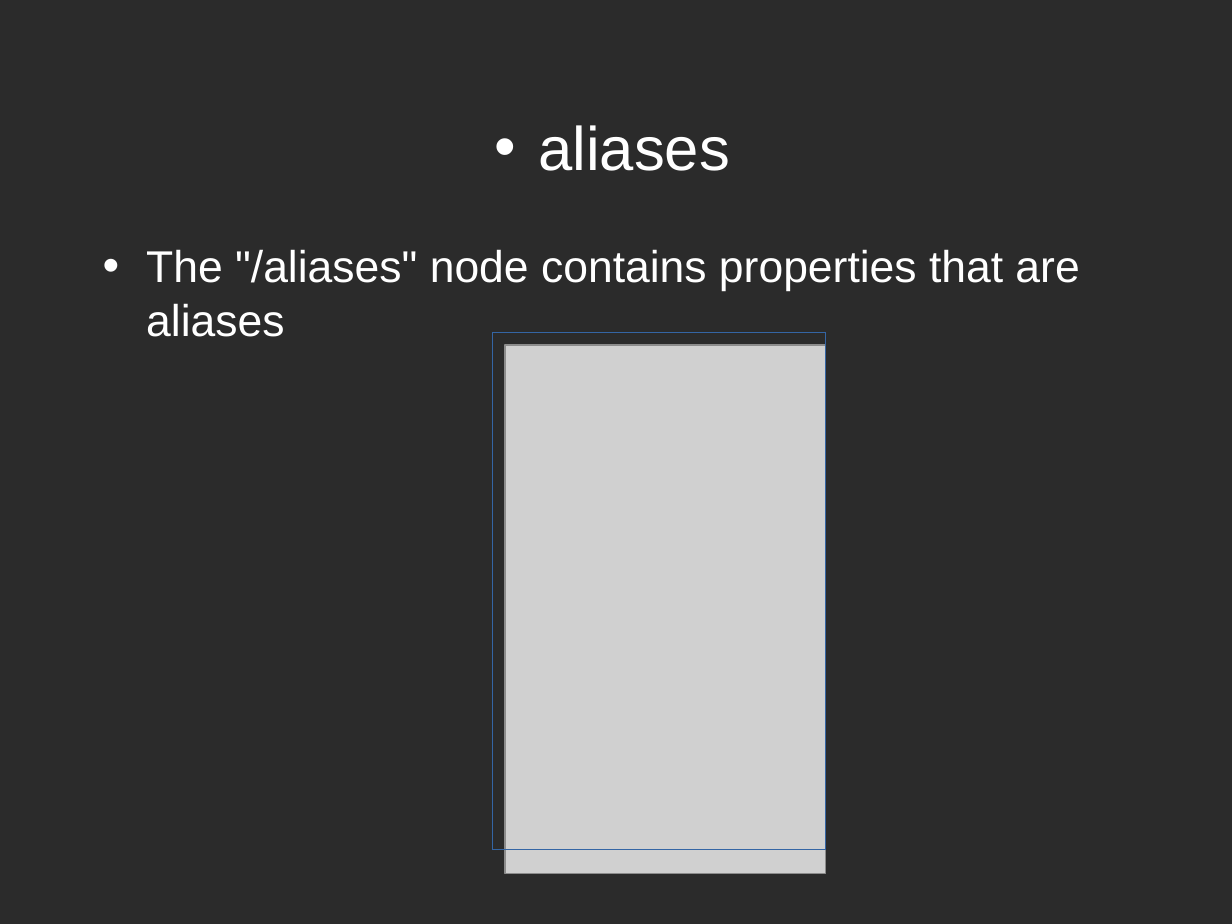
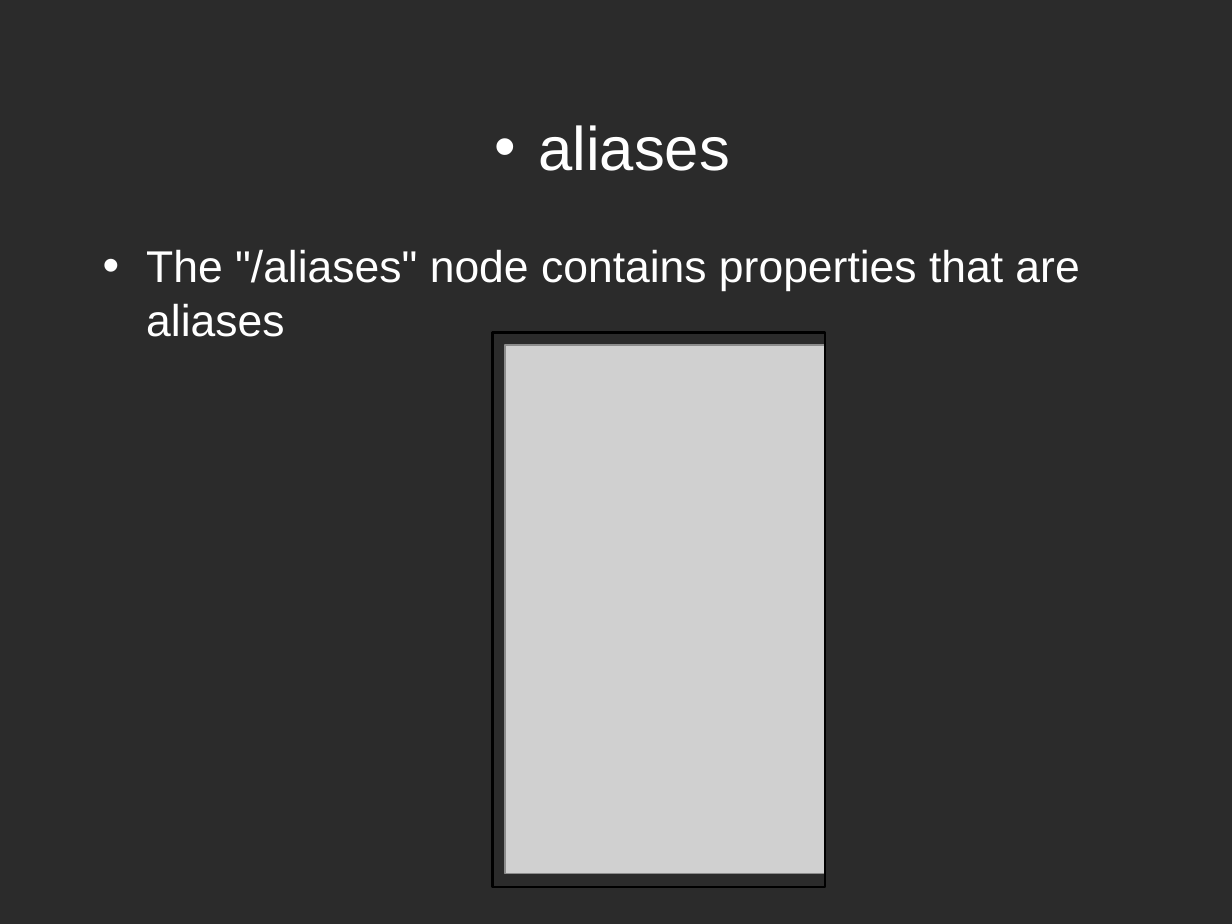
Before and after one commit to xlloss/embedded_linux_cadtc, a slide deck: slide 26 of linux_driver/present/2-driver-basic/2-3_Devicetree.odp (slide 27 before the commit). Drawn at 1232x924 pixels with LibreOffice and Linux fonts; fonts in the diff are those of the drawing; grey boxes stand for pictures; background and template pictures are left out; a plain dark background stands for a picture behind light text. Boxes give left, top, right and bottom in pixels: in the first picture for what was removed or moved away, otherwise in the second. Text is boxed around its words. In the diff, an @@ line names an element or a change of style, - is before the commit and + after.

```diff
--- a/linux_driver/present/2-driver-basic/2-3_Devicetree.odp
+++ b/linux_driver/present/2-driver-basic/2-3_Devicetree.odp
@@ rectangle: place and size @@
-rectangle at box(493, 333, 825, 850)
+rectangle at box(493, 333, 825, 887)
@@ rectangle at box(493, 333, 825, 887): outline #3465A4 0 pt to #000000 1.5 pt @@
```
Also in this commit, not shown: 8 other slides changed, 1 slide added, 2 slides removed, 5 other files.
